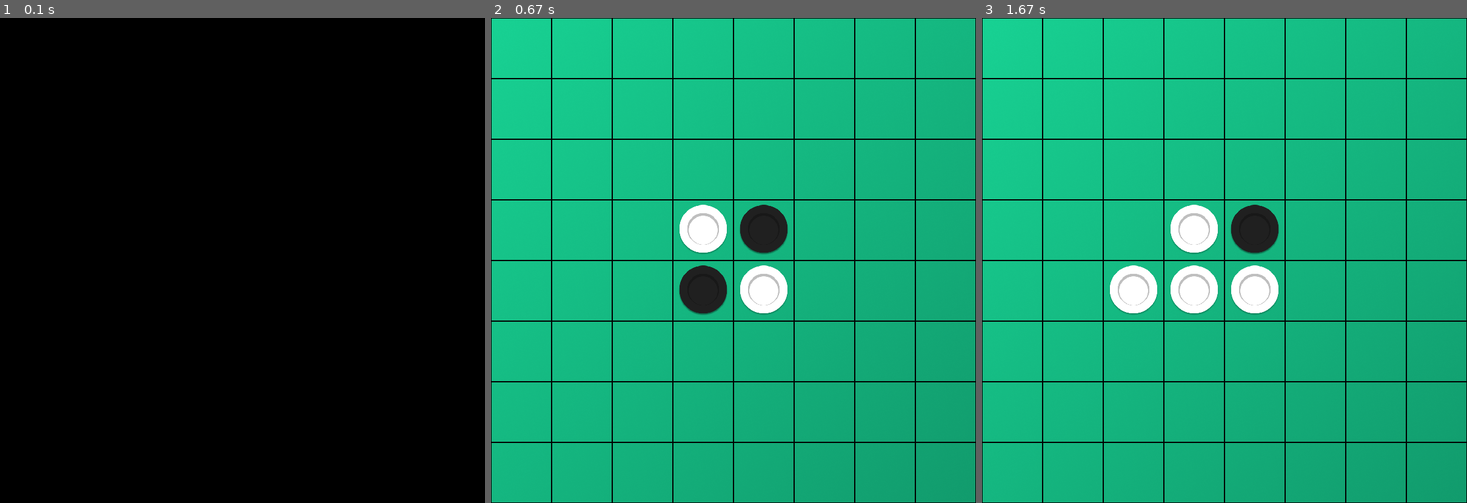
Above: before the commit, frames 1-3 (left to right).
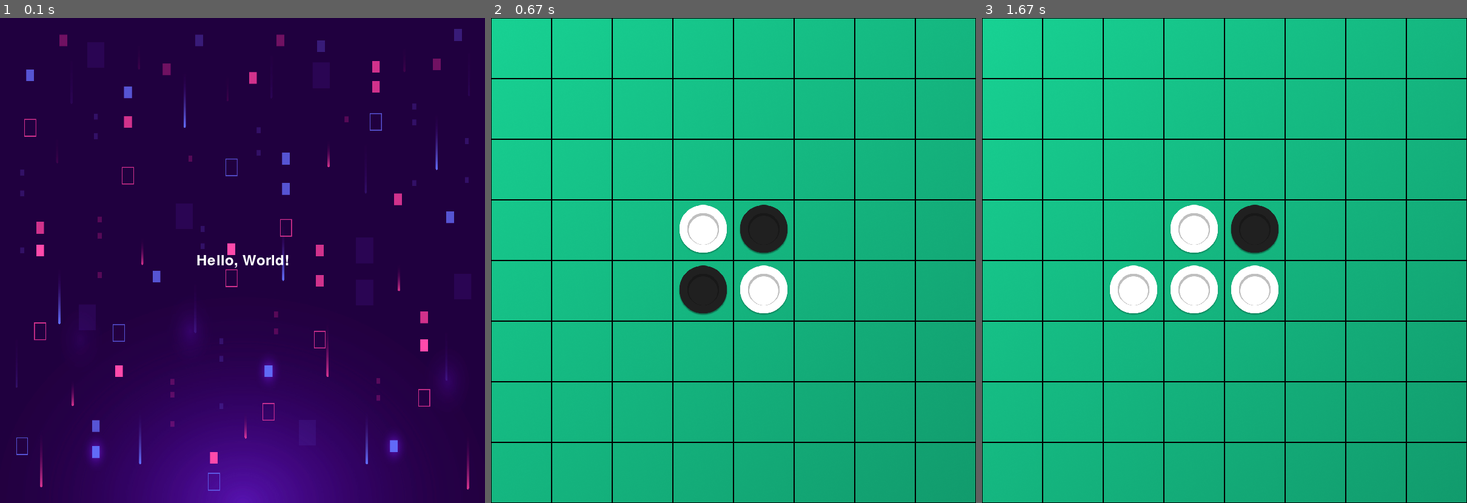
Above: after the commit, the same moments.

Repository: Vcarmelli/Othello-AI-Pygame
Game: pygame game, started from main.py
The game is run twice, just before and just after one commit, with the same random seed, the same clock (stepped at 60 frames per second) and the same inputs.
Inputs (mouse positions are in pixels of both pictures, inside the frame that each line leads up to):
- Up to frame 1 (0.1 s): no input
- Up to frame 2 (0.67 s): tap Enter at 0.33 s
- Up to frame 3 (1.67 s): click (1108, 265) at 0.72 s

The runs differ from the first frame. In frame 1, 100% of the frame differs, in the area x 0-100%, y 0-100%; in frame 2, nothing differs; in frame 3, nothing differs.

Commit message:
💄Initial Menu

Diff:
--- /dev/null
+++ b/states/button.py
@@ -0,0 +1,29 @@
+class Button():
+	def __init__(self, image, pos, text_input, font, base_color, hovering_color):
+		self.image = image
+		self.x_pos = pos[0]
+		self.y_pos = pos[1]
+		self.font = font
+		self.base_color, self.hovering_color = base_color, hovering_color
+		self.text_input = text_input
+		self.text = self.font.render(self.text_input, True, self.base_color)
+		if self.image is None:
+			self.image = self.text
+		self.rect = self.image.get_rect(center=(self.x_pos, self.y_pos))
+		self.text_rect = self.text.get_rect(center=(self.x_pos, self.y_pos))
+
+	def update(self, screen):
+		if self.image is not None:
+			screen.blit(self.image, self.rect)
+		screen.blit(self.text, self.text_rect)
+
+	def checkForInput(self, position):
+		if position[0] in range(self.rect.left, self.rect.right) and position[1] in range(self.rect.top, self.rect.bottom):
+			return True
+		return False
+
+	def changeColor(self, position):
+		if position[0] in range(self.rect.left, self.rect.right) and position[1] in range(self.rect.top, self.rect.bottom):
+			self.text = self.font.render(self.text_input, True, self.hovering_color)
+		else:
+			self.text = self.font.render(self.text_input, True, self.base_color)
--- a/states/menu.py
+++ b/states/menu.py
@@ -4,6 +4,19 @@
     def __init__(self, display, gameStateManager):
         self.display = display
         self.gameStateManager = gameStateManager
+        self.image = pygame.image.load('assets/bg.jpg')
+        self.image = pygame.transform.scale(self.image, (self.display.get_width(), self.display.get_height()))
+        self.font = pygame.font.Font(None, 36)
 
     def run(self):
+        pygame.display.set_caption('Menu')
+
         self.display.fill((0, 0, 0))
+        self.display.blit(self.image, (0, 0))
+
+        text = self.font.render("Hello, World!", True, (255, 255, 255))
+        text_rect = text.get_rect(center=(self.display.get_width() // 2, self.display.get_height() // 2))
+
+        self.display.blit(text, text_rect)
+
+        pygame.display.update()
Binary file added: assets/bg.jpg
